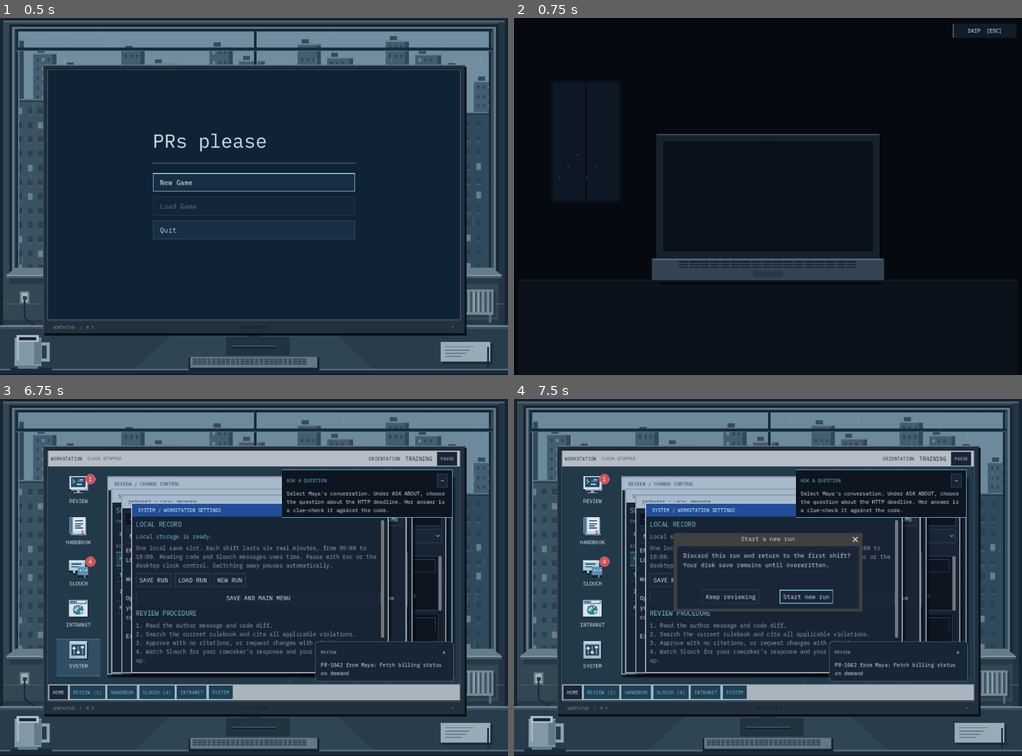
Above: before the commit, frames 1-4 (two rows, left to right).
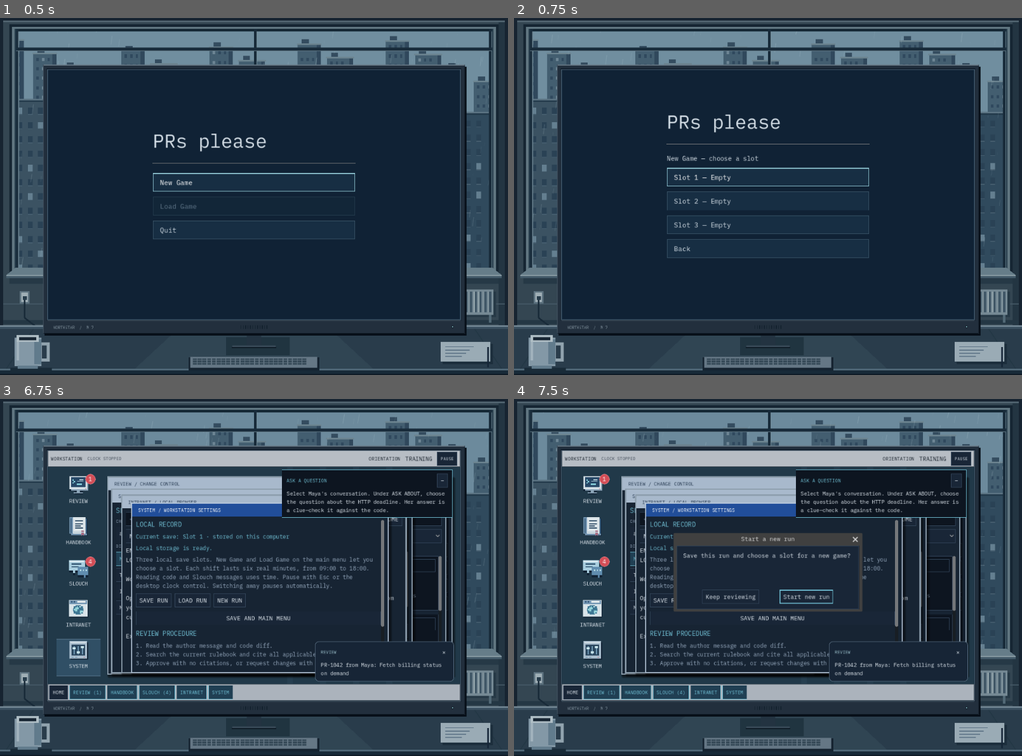
Above: after the commit, the same moments.

Repository: exponent-to/last-review
Game: Godot game, scene res://native/main.tscn
Two runs of this game, one before a commit and one after it. Both use one fixed random seed, a clock stepped at 60 frames per second and the inputs below.
Inputs (mouse positions are in pixels of both pictures, inside the frame that each line leads up to):
- Up to frame 1 (0.5 s): no input
- Up to frame 2 (0.75 s): click "New Game" at 0.5 s
- Up to frame 3 (6.75 s): click (254, 559) at 1.25 s, where only the run after the commit has a clickable "Slot 1 — Empty"; click "SKIP [ESC]" at 2 s; click "START ORIENTATION" at 2.75 s; click (76, 491) at 3.52 s; click (76, 534) at 4.27 s; click (76, 573) at 5.02 s; click (76, 616) at 5.77 s; click (76, 656) at 6.52 s
- Up to frame 4 (7.5 s): click "NEW RUN" at 7.25 s

Frame 1 is identical in both runs. In frame 2, 91% of the frame differs, in the area x 0-100%, y 0-100%; in frame 3, 3.6%; in frame 4, 2.2%.

Commit message:
Add new and load slot selection with immediate new-run saves

Diff:
--- a/native/interface.gd
+++ b/native/interface.gd
@@ -66,6 +66,7 @@
 var _unread_requests: Dictionary = {}
 var _notification_day := -1
 var _system_status: Label
+var _save_slot_label: Label
 var _desktop: Control
 var _windows: Dictionary = {}
 var _dock_buttons: Dictionary = {}
@@ -147,7 +148,7 @@
 	_build_pause_overlay()
 	_confirmation = ConfirmationDialog.new()
 	_confirmation.title = "Start a new run"
-	_confirmation.dialog_text = "Discard this run and return to the first shift?\nYour disk save remains until overwritten."
+	_confirmation.dialog_text = "Save this run and choose a slot for a new game?"
 	_confirmation.ok_button_text = "Start new run"
 	_confirmation.cancel_button_text = "Keep reviewing"
 	_confirmation.min_size = Vector2i(460, 160)
@@ -1029,8 +1030,9 @@
 func _build_system(page: VBoxContainer) -> void:
 	var content: VBoxContainer = _scroll_column(page)
 	_label(content, "LOCAL RECORD", 16, CYAN)
+	_save_slot_label = _label(content, "Current save: Slot 1", 14, CYAN)
 	_system_status = _paragraph(content, "Local storage is ready.", 14, CYAN)
-	_paragraph(content, "One local save slot. Each shift lasts six real minutes …(159 unchanged characters)…
+	_paragraph(content, "Three local save slots. New Game and Load Game on the main menu let you choose a slot. Each shift lasts six real minutes …(159 unchanged characters)…
 	var saves: HBoxContainer = _row(content)
 	_button(saves, "SAVE RUN", func() -> void: save_requested.emit())
 	_button(saves, "LOAD RUN", func() -> void: load_requested.emit())
@@ -1038,6 +1040,10 @@
 	_button(content, "SAVE AND MAIN MENU", func() -> void: menu_requested.emit())
 	_label(content, "REVIEW PROCEDURE", 16, CYAN)
 	_paragraph(content, "1. Read the author message and code diff.\n2. Search the current rulebook and cite all applicable …(428 unchanged characters)…
+
+
+func set_save_slot(slot: int) -> void:
+	_save_slot_label.text = "Current save: Slot %d · stored on this computer" % slot
 
 
 func _emit_command(command: Dictionary) -> void:
--- a/native/main.gd
+++ b/native/main.gd
@@ -18,6 +18,7 @@
 var menu: MainMenu
 var tutorial: Dictionary = {}
 var _cold_open: ColdOpen
+var active_slot := 1
 
 func _ready() -> void:
 	get_window().min_size = Vector2i(1120, 800)
@@ -29,7 +30,7 @@
 	menu.new_game_requested.connect(_new_game)
 	menu.load_game_requested.connect(_on_load)
 	menu.quit_requested.connect(func() -> void: get_tree().quit())
-	menu.set_load_available(SaveStore.has_save())
+	menu.set_slots(SaveStore.list_slots())
 
 func _build_interface() -> void:
 	if is_instance_valid(interface):
@@ -48,10 +49,16 @@
 	interface.tutorial_continue_requested.connect(_tutorial_continue)
 	scenery = ComputerFrame.new()
 	interface.scene_host.add_child(scenery)
+	interface.set_save_slot(active_slot)
 	_render()
 
-func _new_game() -> void:
+func _new_game(slot: int = 1) -> void:
 	if is_instance_valid(_cold_open): return
+	var result := SaveStore.save_game(Tutorial.initial_practice_state(), Tutorial.initial_progress(), slot)
+	if not result.ok:
+		menu.show_error(str(result.error))
+		return
+	active_slot = slot
 	menu.hide()
 	interface.hide()
 	_cold_open = ColdOpen.new()
@@ -72,13 +79,14 @@
 	interface.focus_workspace()
 
 func _return_to_menu() -> void:
-	var result := SaveStore.save_game(state, tutorial)
+	var result := SaveStore.save_game(state, tutorial, active_slot)
 	if not result.ok:
 		interface.notify(str(result.error), true)
 		return
 	interface.hide()
 	menu.show_error("")
-	menu.set_load_available(true)
+	menu.set_slots(SaveStore.list_slots())
+	menu.show_home()
 	menu.show()
 	menu.focus_default()
 
@@ -175,17 +183,19 @@
 		interface.begin_morning()
 
 func _on_save() -> void:
-	var result: Dictionary = SaveStore.save_game(state, tutorial)
-	interface.notify("Game saved on this computer." if result.ok else str(result.error), not result.ok)
-
-func _on_load() -> void:
-	var result: Dictionary = SaveStore.load_game()
+	var result: Dictionary = SaveStore.save_game(state, tutorial, active_slot)
+	interface.notify("Saved to Slot %d on this computer." % active_slot if result.ok else str(result.error), not result.ok)
+
+func _on_load(slot: int = 0) -> void:
+	var target_slot := active_slot if slot == 0 else slot
+	var result: Dictionary = SaveStore.load_game(target_slot)
 	if not result.ok:
 		if menu.visible:
 			menu.show_error(str(result.error))
 		else:
 			interface.notify(str(result.error), true)
 		return
+	active_slot = target_slot
 	state = result.state
 	tutorial = result.get("tutorial", {})
 	_clock_fraction = 0.0
@@ -197,7 +207,9 @@
 	interface.notify(str(result.error) if not str(result.get("error", "")).is_empty() else "Saved game loaded.")
 
 func _on_reset() -> void:
-	_new_game()
+	# Preserve the current run before choosing a separate or replacement slot.
+	_return_to_menu()
+	if menu.visible: menu._show_slots("new")
 
 func _on_motion(enabled: bool) -> void:
 	motion_enabled = enabled
--- a/native/main_menu.gd
+++ b/native/main_menu.gd
@@ -1,8 +1,8 @@
 extends Control
 ## Opening view only. The application owns saves, game transitions, and quitting.
 
-signal new_game_requested
-signal load_game_requested
+signal new_game_requested(slot: int)
+signal load_game_requested(slot: int)
 signal quit_requested
 
 const ComputerFrame = preload("res://native/computer_frame.gd")
@@ -21,6 +21,13 @@
 var _load_game: Button
 var _quit: Button
 var _error: Label
+var _slot_heading: Label
+var _slot_buttons: Array[Button] = []
+var _back: Button
+var _slots: Array[Dictionary] = []
+var _slot_mode := ""
+var _replace: ConfirmationDialog
+var _pending_slot := 0
 
 
 func _init() -> void:
@@ -49,12 +56,27 @@
 	divider.add_theme_constant_override("separation", 24)
 	_content.add_child(divider)
 	_new_game = _button("New Game", "Begin a new run.")
-	_new_game.pressed.connect(func() -> void: new_game_requested.emit())
+	_new_game.pressed.connect(_show_slots.bind("new"))
 	_load_game = _button("Load Game", "Continue your saved run.")
-	_load_game.pressed.connect(func() -> void: load_game_requested.emit())
+	_load_game.pressed.connect(_show_slots.bind("load"))
 	_quit = _button("Quit", "Close PRs please.")
 	_quit.visible = not OS.has_feature("web")
 	_quit.pressed.connect(func() -> void: quit_requested.emit())
+	_slot_heading = _label("Choose a save slot", 16, INK)
+	_slot_heading.hide()
+	for slot in range(1, 4):
+		var button := _button("Slot %d — Empty" % slot, "")
+		button.pressed.connect(_select_slot.bind(slot))
+		button.hide()
+		_slot_buttons.append(button)
+	_back = _button("Back", "Return to New Game / Load Game")
+	_back.pressed.connect(show_home)
+	_back.hide()
+	_replace = ConfirmationDialog.new()
+	_replace.title = "Replace saved game?"
+	_replace.ok_button_text = "Start new game"
+	_replace.confirmed.connect(func() -> void: new_game_requested.emit(_pending_slot))
+	add_child(_replace)
 	_error = _label(_error_text, 14, Color("f2acac"))
 	_error.autowrap_mode = TextServer.AUTOWRAP_WORD_SMART
 	_error.custom_minimum_size.y = 42
@@ -63,6 +85,61 @@
 	resized.connect(_layout)
 	_layout()
 	focus_default()
+
+
+func set_slots(slots: Array[Dictionary]) -> void:
+	_slots = slots.duplicate(true)
+	var available := false
+	for slot: Dictionary in _slots:
+		if slot.occupied: available = true
+	set_load_available(available)
+	if not _slot_mode.is_empty(): _show_slots(_slot_mode)
+
+
+func show_home() -> void:
+	_slot_mode = ""
+	_new_game.show()
+	_load_game.show()
+	_quit.visible = not OS.has_feature("web")
+	_slot_heading.hide()
+	_back.hide()
+	for button in _slot_buttons: button.hide()
+	show_error("")
+	focus_default()
+
+
+func _show_slots(mode: String) -> void:
+	_slot_mode = mode
+	_new_game.hide()
+	_load_game.hide()
+	_quit.hide()
+	_slot_heading.text = "New Game — choose a slot" if mode == "new" else "Load Game — choose a slot"
+	_slot_heading.show()
+	_back.show()
+	show_error("")
+	for index in range(3):
+		var entry := _slots[index] if index < _slots.size() else {"occupied": false, "summary": "Empty"}
+		var button := _slot_buttons[index]
+		button.text = "Slot %d — %s" % [index + 1, entry.summary]
+		button.disabled = mode == "load" and not entry.occupied
+		button.show()
+	_back.grab_focus()
+	for button in _slot_buttons:
+		if not button.disabled:
+			button.grab_focus()
+			break
+
+
+func _select_slot(slot: int) -> void:
+	if _slot_mode == "load":
+		load_game_requested.emit(slot)
+	elif _slot_mode == "new":
+		if slot <= _slots.size() and _slots[slot - 1].occupied:
+			_pending_slot = slot
+			_replace.dialog_text = "Start a new game in Slot %d?
+This replaces that slot's saved run. Other slots are kept." % slot
+			_replace.popup_centered()
+		else: new_game_requested.emit(slot)
 
 
 func set_load_available(available: bool) -> void:
--- a/tests/test_application.gd
+++ b/tests/test_application.gd
@@ -13,6 +13,8 @@
 
 func _run() -> void:
 	root.size = Vector2i(1280, 900)
+	Main.SaveStore.storage_root = "user://application-slot-test-%d" % Time.get_ticks_usec()
+	DirAccess.make_dir_recursive_absolute(Main.SaveStore.storage_root)
 	var app := Main.new()
 	root.add_child(app)
 	await process_frame
@@ -20,6 +22,9 @@
 	app._tick_shift(30.0)
 	_check(int(app.state.shift_seconds) == 0 and app.menu.visible and not app.interface.visible, "Main menu must appear before play and stop time.")
 	app.menu._new_game.pressed.emit()
+	_check(not is_instance_valid(app._cold_open), "New Game presents slots first.")
+	app.menu._slot_buttons[1].pressed.emit()
+	_check(app.active_slot == 2 and Main.SaveStore.load_game(2).ok, "New Game immediately creates a resumable save in the chosen slot.")
 	await process_frame
 	_check(is_instance_valid(app._cold_open) and not app.interface.visible, "New Game plays the cold open before the workstation.")
 	app._tick_shift(60.0)
@@ -106,6 +111,13 @@
 	app._cold_open._input(skip)
 	await process_frame
 	_check(not is_instance_valid(app._cold_open) and app.interface.visible, "Escape consumes its input before the cold-open handoff removes the scene.")
+	app._on_save()
+	_check(Main.SaveStore.load_game(app.active_slot).ok, "Saving writes the active slot.")
+	app._on_load(2)
+	_check(app.active_slot == 2 and not app.tutorial.is_empty(), "Loading a slot selects its saved orientation.")
 	app.free()
+	for name in DirAccess.get_files_at(Main.SaveStore.storage_root):
+		DirAccess.remove_absolute(Main.SaveStore.storage_root.path_join(name))
+	DirAccess.remove_absolute(Main.SaveStore.storage_root)
 	print("Native application handoff: %d failures" % failures)
 	quit(1 if failures else 0)
--- a/tests/test_main_menu.gd
+++ b/tests/test_main_menu.gd
@@ -45,8 +45,8 @@
 	menu.set_motion(false)
 	menu.set_load_available(false)
 	menu.show_error("A saved run could not be read. Start a new game or try loading again.")
-	menu.new_game_requested.connect(func() -> void: new_calls += 1)
-	menu.load_game_requested.connect(func() -> void: load_calls += 1)
+	menu.new_game_requested.connect(func(_slot: int) -> void: new_calls += 1)
+	menu.load_game_requested.connect(func(_slot: int) -> void: load_calls += 1)
 	menu.quit_requested.connect(func() -> void: quit_calls += 1)
 	root.add_child(menu)
 	for frame in range(4):
@@ -61,17 +61,23 @@
 	_key(KEY_ENTER, true)
 	_key(KEY_ENTER, true, true)
 	_key(KEY_ENTER, false)
-	_check(new_calls == 1, "An Enter press, repeat, and release emits one New Game request.")
-	menu.set_load_available(true)
-	menu.focus_default()
-	_key(KEY_TAB, true)
-	_key(KEY_TAB, false)
-	_check(menu._load_game.has_focus(), "Tab reaches the available Load Game action.")
-	_key(KEY_ENTER, true)
-	_key(KEY_ENTER, false)
-	_check(load_calls == 1, "Keyboard Load Game emits exactly one request.")
-	menu.set_load_available(false)
-	_check(menu._new_game.has_focus(), "Disabling a focused Load Game returns focus to New Game.")
+	_check(new_calls == 0 and menu._slot_buttons[0].visible, "New Game shows three slots before starting a run.")
+	menu._slot_buttons[1].pressed.emit()
+	_check(new_calls == 1, "Choosing an empty slot emits one New Game request.")
+	menu.show_home()
+	menu.set_slots([{"occupied": true, "summary": "Day 1 · 09:00"}, {"occupied": false, "summary": "Empty"}, {"occupied": false, "summary": "Empty"}])
+	menu._load_game.pressed.emit()
+	_check(not menu._slot_buttons[0].disabled and menu._slot_buttons[1].disabled, "Load only enables occupied slots.")
+	menu._slot_buttons[0].pressed.emit()
+	_check(load_calls == 1, "Choosing an occupied slot loads that run.")
+	menu.show_home()
+	menu._new_game.pressed.emit()
+	menu._slot_buttons[0].pressed.emit()
+	_check(new_calls == 1 and menu._replace.visible, "New Game requires confirmation before replacing a run.")
+	menu._replace.hide()
+	menu._replace.confirmed.emit()
+	_check(new_calls == 2, "Confirmed replacement starts exactly once.")
+	menu.show_home()
 	if not OS.has_feature("web"):
 		_click(menu._quit)
 		_check(quit_calls == 1, "Native Quit emits a request without quitting the view's process.")
@@ -86,6 +92,9 @@
 		_check(screen_rect.encloses(menu._content.get_global_rect()), "All menu content fits the monitor at %s." % viewport)
 		for button: Button in [menu._new_game, menu._load_game, menu._quit]:
 			_check(button.size.y >= 44 and button.size.x >= 300, "Menu actions remain readable and easy to target at %s." % viewport)
+	menu._show_slots("new")
+	for frame in range(4): await process_frame
+	_check(menu._screen.get_global_rect().encloses(menu._content.get_global_rect()), "All three slot choices fit the minimum viewport.")
 	menu.show_error("")
 	_check(menu._error.text.is_empty(), "The application can clear a previous loading error.")
 	menu.queue_free()
Not shown, changed: README.md
Not shown, changed: docs/interface.md
